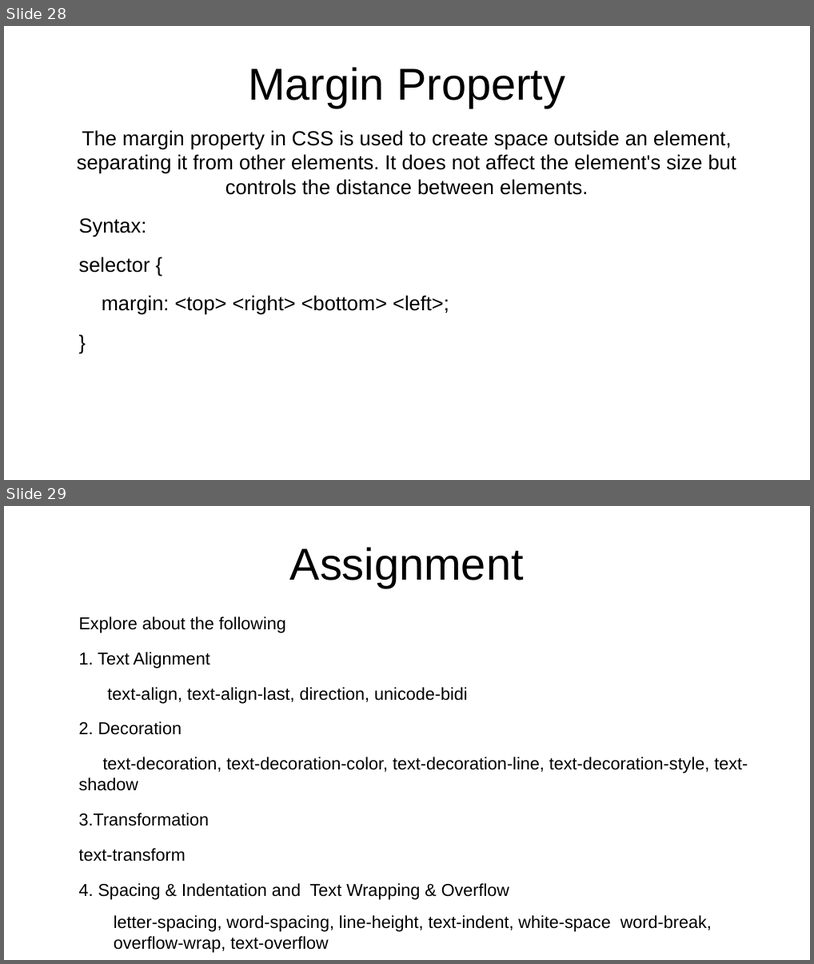
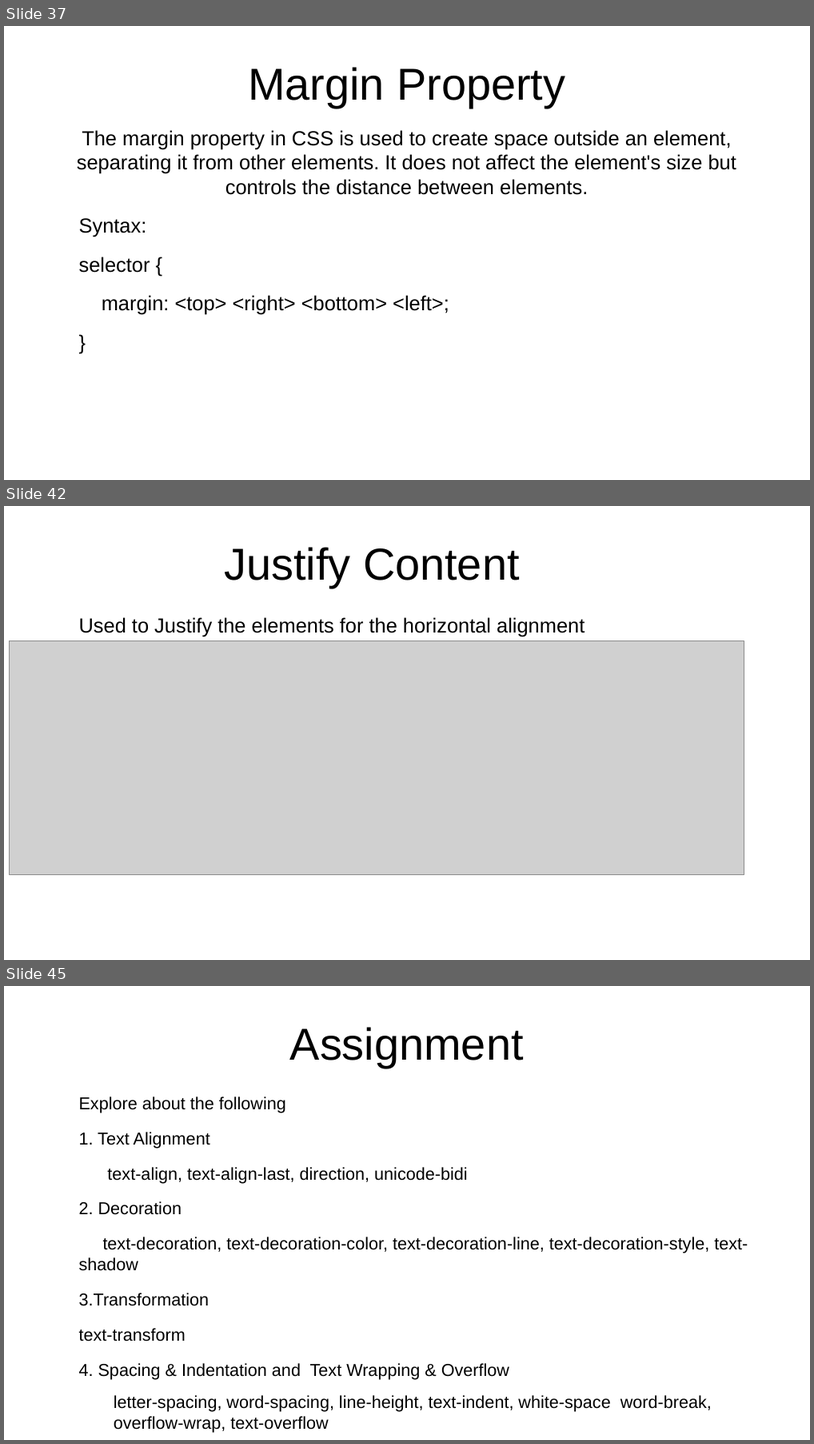
Before and after one commit to sam-rubin/exercises, a slide deck: Introduction_To_HTML.odp. Shown one above the other, each under a label of ours: slides 28 and 29 before the commit, slides 37, 42 and 45 after it; the slides between them are not shown. The pictures are 814x964 and 814x1444 pixels, drawn with LibreOffice and Linux fonts; fonts in the diff are those of the drawing; grey boxes stand for pictures. Boxes give left, top, right and bottom in pixels: in the first picture for what was removed or moved away, otherwise in the second. Text is boxed around its words. In the diff, an @@ line names an element or a change of style, - is before the commit and + after.

```diff
--- a/Introduction_To_HTML.odp
+++ b/Introduction_To_HTML.odp
@@ slide 42 added at bbox=[4, 506, 810, 960], background #FFFFFF @@
@@ title added at bbox=[224, 547, 520, 588], 44 pt, text #000000 @@
+Justify Content
@@ text added at bbox=[79, 617, 585, 636], 20 pt, text #000000 @@
+Used to Justify the elements for the horizontal alignment
@@ picture added at bbox=[9, 641, 745, 875] @@
@@ what was slide 28 is now slide 37 @@
@@ what was slide 29 is now slide 45 @@
```
Also in this commit, not shown: 4 slides changed, 15 other slides added, 3 slides removed, 1 other file.
